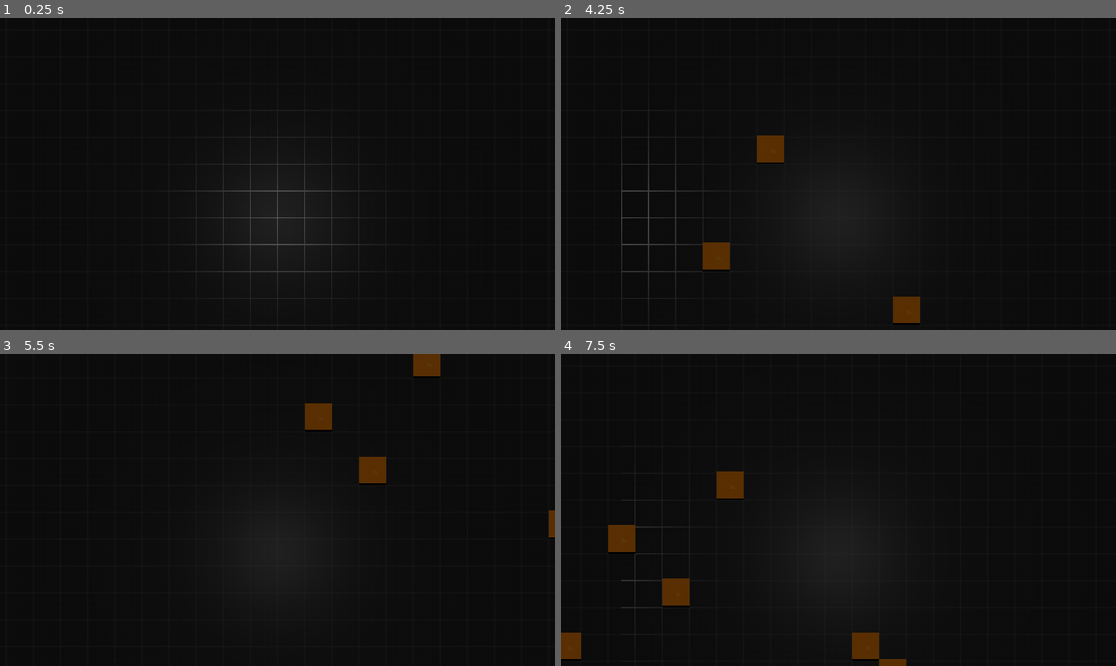
Above: before the commit, frames 1-4 (two rows, left to right).
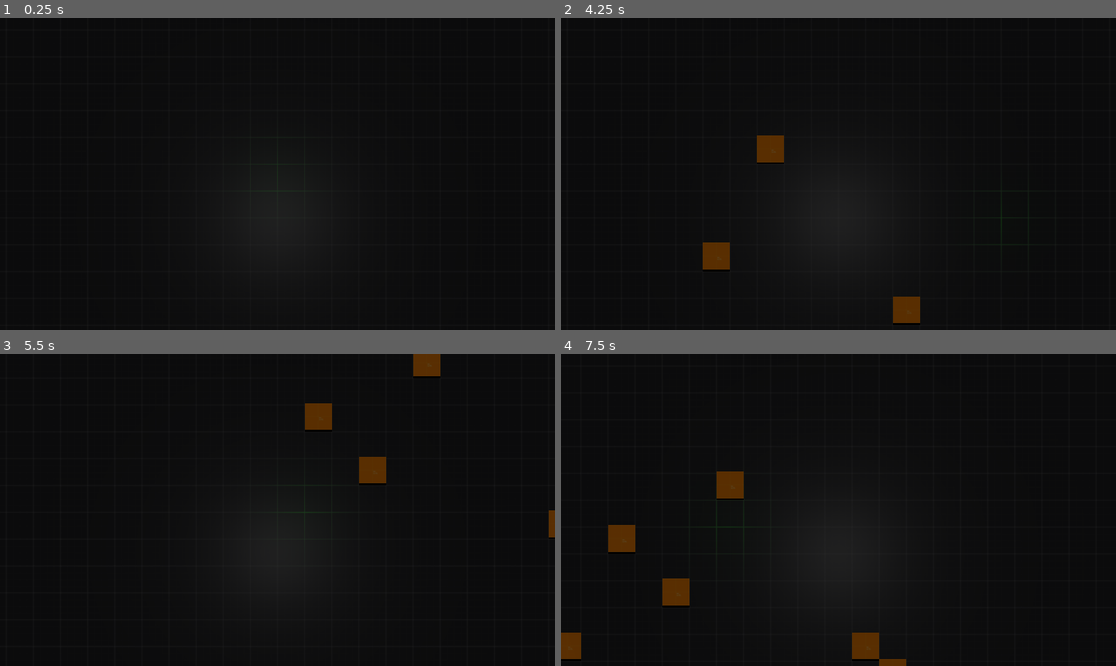
Above: after the commit, the same moments.

Repository: jorie100/Lander
Game: Godot game, scene res://scenes/DebugScene.tscn
Same seed, same stepped clock (60 frames per second), same inputs: the game is played once before the commit and once after it.
Inputs (mouse positions are in pixels of both pictures, inside the frame that each line leads up to):
- Up to frame 1 (0.25 s): no input
- Up to frame 2 (4.25 s): tap Enter at 0.5 s; move the mouse to (960, 158) at 0.52 s; hold D (right) 0.53-1.28 s; click (960, 158) at 0.6 s; right-click (960, 158) at 0.8 s; move the mouse to (727, 189) at 1.27 s; hold S (down) 1.28-2.03 s; right-click (727, 189) at 1.35 s; click (727, 189) at 1.55 s; move the mouse to (894, 105) at 2.02 s; hold D (right) 2.03-2.78 s; click (894, 105) at 2.1 s; right-click (894, 105) at 2.3 s; move the mouse to (810, 236) at 2.77 s; hold W (up) 2.78-3.53 s; right-click (810, 236) at 2.85 s; click (810, 236) at 3.05 s; move the mouse to (1005, 220) at 3.52 s; hold A (left) from 3.53 s (still down); click (1005, 220) at 3.6 s; right-click (1005, 220) at 3.8 s
- Up to frame 3 (5.5 s): move the mouse to (111, 463) at 4.27 s; right-click (111, 463) at 4.35 s; click (111, 463) at 4.55 s; move the mouse to (305, 510) at 5.02 s; release A (left) at 5.03 s; hold S (down) from 5.03 s (still down); click (305, 510) at 5.1 s; right-click (305, 510) at 5.3 s
- Up to frame 4 (7.5 s): move the mouse to (755, 432) at 5.77 s; release S (down) at 5.78 s; hold D (right) 5.78-6.53 s; right-click (755, 432) at 5.85 s; click (755, 432) at 6.05 s; move the mouse to (960, 494) at 6.52 s; hold W (up) 6.53-7.28 s; click (960, 494) at 6.6 s; right-click (960, 494) at 6.8 s; move the mouse to (727, 525) at 7.27 s; hold D (right) from 7.28 s (still down); right-click (727, 525) at 7.35 s

The runs differ from the first frame. In frame 1, 0.6% of the frame differs, in the area x 37-63%, y 41-86%; in frame 2, 0.4%; in frame 3, less than 0.1%; in frame 4, less than 0.1%.

Commit message:
Finished grid

Diff:
--- a/scenes/DebugScene.tscn
+++ b/scenes/DebugScene.tscn
@@ -9,12 +9,12 @@
 
 [sub_resource type="Resource" id="Resource_eckp6"]
 script = ExtResource("2_fuvli")
-width = 1000
-height = 1000
+width = 3500
+height = 3500
 floor_height = 0
 spawn_size = 18
 
-[sub_resource type="ArrayMesh" id="ArrayMesh_4omr4"]
+[sub_resource type="ArrayMesh" id="ArrayMesh_gsu8j"]
 _surfaces = [{
 "aabb": AABB(-8, 0, -8, 16, 1e-05, 16),
 "format": 34359742471,
@@ -27,9 +27,6 @@
 "vertex_data": PackedByteArray(0, 0, 0, 193, 0, 0, 0, 0, 0, 0, 0, 193, 0, 0, 0, 65, 0, 0, 0, 0, 0, 0, 0, 193, 0, 0, 0,  …(203 unchanged characters)…
 }]
 
-[sub_resource type="ConcavePolygonShape3D" id="ConcavePolygonShape3D_mrtm0"]
-data = PackedVector3Array(-8, 0, -8, 8, 0, -8, 8, 0, 8, -8, 0, -8, 8, 0, 8, -8, 0, 8)
-
 [sub_resource type="QuadMesh" id="QuadMesh_i8s0v"]
 size = Vector2(16, 16)
 
@@ -38,10 +35,10 @@
 shader = ExtResource("6_umnnq")
 shader_parameter/line_width = 0.04
 shader_parameter/grid_size = 1.0
-shader_parameter/line_color = Color(1, 1, 1, 1)
-shader_parameter/fill_color = Color(0, 0, 0, 0)
-shader_parameter/falloff_radius = -10.8
-shader_parameter/falloff_gradient = 16.62
+shader_parameter/line_color = Color(0, 1, 0, 1)
+shader_parameter/fill_color = Color(0, 1, 0, 0.0941176)
+shader_parameter/falloff_radius = -12.4
+shader_parameter/falloff_gradient = 15.315
 shader_parameter/center = Vector3(0, 0, 0)
 shader_parameter/emission_intensity = 15.065
 
@@ -50,30 +47,24 @@
 [node name="WorldGenerator" parent="." instance=ExtResource("1_858cd")]
 world_settings = SubResource("Resource_eckp6")
 
-[node name="PlaneMesh" parent="." instance=ExtResource("1_16ih5")]
-mesh = SubResource("ArrayMesh_4omr4")
+[node name="Floor" parent="." instance=ExtResource("1_16ih5")]
+mesh = SubResource("ArrayMesh_gsu8j")
 material = ExtResource("2_rfy2p")
 
-[node name="PlaneMesh_col" type="StaticBody3D" parent="PlaneMesh"]
-collision_mask = 0
-
-[node name="CollisionShape3D" type="CollisionShape3D" parent="PlaneMesh/PlaneMesh_col"]
-shape = SubResource("ConcavePolygonShape3D_mrtm0")
-
-[node name="MainCamera" parent="." instance=ExtResource("4_gwgv0")]
+[node name="MainCamera" parent="." node_paths=PackedStringArray("grid") instance=ExtResource("4_gwgv0")]
 transform = Transform3D(1, 0, 0, 0, 0.14629, 0.989242, 0, -0.989242, 0.14629, 0, 11.064, 0)
 current = true
+grid = NodePath("../Grid")
 
-[node name="Grid" type="MeshInstance3D" parent="MainCamera"]
-transform = Transform3D(1, 0, 0, 0, 0.989241, 0.14629, 0, -0.14629, 0.989241, 0, -1.61569, -10.9256)
+[node name="Grid" type="MeshInstance3D" parent="."]
+transform = Transform3D(1, 0, 0, 0, -1.49012e-07, 0.999999, 0, -0.999999, -1.49012e-07, 0, 0.0673603, 0)
 mesh = SubResource("QuadMesh_i8s0v")
-skeleton = NodePath("../..")
 surface_material_override/0 = SubResource("ShaderMaterial_tpyok")
 
 [node name="DirectionalLight3D" type="DirectionalLight3D" parent="."]
 transform = Transform3D(-4.37114e-08, 1, 4.23516e-22, -1.31134e-07, -5.73206e-15, 1, 1, 4.37114e-08, 1.31134e-07, 0, -1.81285, 0)
 light_energy = 0.1
 
-[connection signal="world_generated" from="WorldGenerator" to="PlaneMesh" method="_on_world_generator_world_generated"]
+[connection signal="world_generated" from="WorldGenerator" to="Floor" method="_on_world_generator_world_generated"]
 [connection signal="builded" from="MainCamera" to="WorldGenerator" method="_on_main_camera_builded"]
 [connection signal="destroyed" from="MainCamera" to="WorldGenerator" method="_on_main_camera_destroyed"]
--- a/scripts/player/main_camera.gd
+++ b/scripts/player/main_camera.gd
@@ -1,7 +1,10 @@
 extends Camera3D
+
 
 signal builded(build_position: Vector3)
 signal destroyed(destroy_position: Vector3)
+
+@export var grid: MeshInstance3D
 
 # Speed of the camera movement
 var speed = 10.0
@@ -10,24 +13,26 @@
 
 	if Input.is_action_just_pressed("build"):
 		var raycast_result = raycast_from_camera(-1)
-		if raycast_result.get("collider").collision_layer == 1:
-			var mouse_3d_position = raycast_result.get("position")
-			if mouse_3d_position.x < 0:
-				mouse_3d_position.x += -1
-			if mouse_3d_position.z < 0:
-				mouse_3d_position.z += -1
-			builded.emit(mouse_3d_position)
+		if raycast_result:
+			if raycast_result.get("collider").collision_layer == 1:
+				var mouse_3d_position = raycast_result.get("position")
+				if mouse_3d_position.x < 0:
+					mouse_3d_position.x += -1
+				if mouse_3d_position.z < 0:
+					mouse_3d_position.z += -1
+				builded.emit(mouse_3d_position)
 
 	if Input.is_action_just_pressed("destroy"):
 		var raycast_result = raycast_from_camera(-1)
-		if raycast_result.get("collider").collision_layer == 4:
-			raycast_result.get("collider").queue_free()
-			var mouse_3d_position = raycast_result.get("position")
-			if mouse_3d_position.x < 0:
-				mouse_3d_position.x += -1
-			if mouse_3d_position.z < 0:
-				mouse_3d_position.z += -1
-			destroyed.emit(mouse_3d_position)
+		if raycast_result:
+			if raycast_result.get("collider").collision_layer == 4:
+				raycast_result.get("collider").queue_free()
+				var mouse_3d_position = raycast_result.get("position")
+				if mouse_3d_position.x < 0:
+					mouse_3d_position.x += -1
+				if mouse_3d_position.z < 0:
+					mouse_3d_position.z += -1
+				destroyed.emit(mouse_3d_position)
 
 func _process(delta):
 	var velocity = Vector3()
@@ -48,6 +53,10 @@
 	# Apply the velocity
 	self.translate(velocity * delta)
 
+	if grid:
+		grid.global_position = raycast_from_camera(1).get("position") + Vector3(0.0,0.01,0.0)
+		grid.get_surface_override_material(0).set_shader_parameter("center", -grid.global_position)
+
 # Raycast desde la camara distancia 100. Acepta capa collision mask
 # Si capa collider_mask = -1, activa todas las capas
 func raycast_from_camera(collider_mask) -> Dictionary:
Not shown: 1 places in scenes/DebugScene.tscn that only renumber resources
